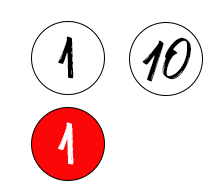
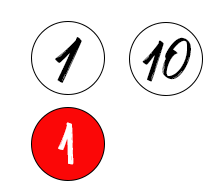
Before/after of a (217, 189) layered artwork. What changed in the layer stack:
painted on "1" (2nd of 2) over <box>55,36,82,83</box>
